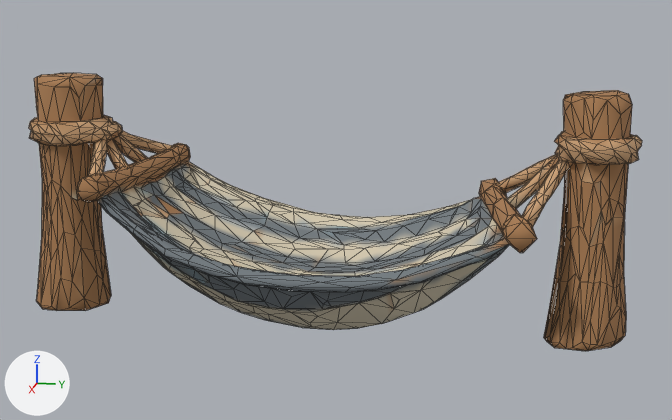
Before and after pictures for a commit that changed the glTF model public/models/f-hammock.glb.
Both versions are drawn from a 50 mm camera at (1.437, 0.321, 0.353) aimed at (-0.005, 0.033, -0.008). The axes (+X, +Y, +Z) are drawn at lower left. The lights are the same throughout. The older version comes first. Mesh edges are drawn as thin lines. Where no turn or scale is listed for an object, it has been applied to the vertices. Vertices at exactly the same position are counted once.

In view in the first picture: 'tripo_node_0db34b3e-3202-47fb-97ce-a32053b6c8bb'.
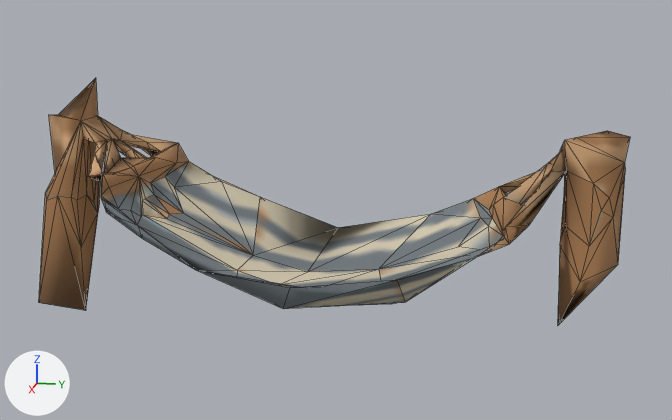
Where the newer file only moved an object's origin or applied its transform, the numbers keep the older frame.

The change, as a list of edits to the scene's bpy script:
```text
Change me_tripo_mesh_0db34b3e_3202_47fb_97ce_a32053b6c8bb:
    used by ob_tripo_node_0db34b3e_3202_47fb_97ce_a32053b6c8bb; location = (0.0, 0.0, 0.0)
    remove me_tripo_mesh_0db34b3e_3202_47fb_97ce_a32053b6c8bb.from_pydata(...)  # 1438 vertices, 2891 faces; spans x -0.186..0.186, y -0.5..0.5, z -0.202..0.202
    add me_tripo_mesh_0db34b3e_3202_47fb_97ce_a32053b6c8bb.from_pydata(...)  # 213 vertices, 442 faces; spans x -0.173..0.186, y -0.493..0.483, z -0.195..0.192
    me_tripo_mesh_0db34b3e_3202_47fb_97ce_a32053b6c8bb part 1: 1225 vertices removed from x -0.186..0.185, y -0.5..0.5, z -0.202..0.202
```

Changed parts and their boxes (x1, y1, x2, y2) in the pictures (672 x 420 px):
'tripo_node_0db34b3e-3202-47fb-97ce-a32053b6c8bb', reshaped (11% shorter)
    before: (29, 73, 642, 351)
    after: (39, 78, 630, 325)
part 1 of me_tripo_mesh_0db34b3e_3202_47fb_97ce_a32053b6c8bb, deleted
    before: (29, 73, 642, 351)
